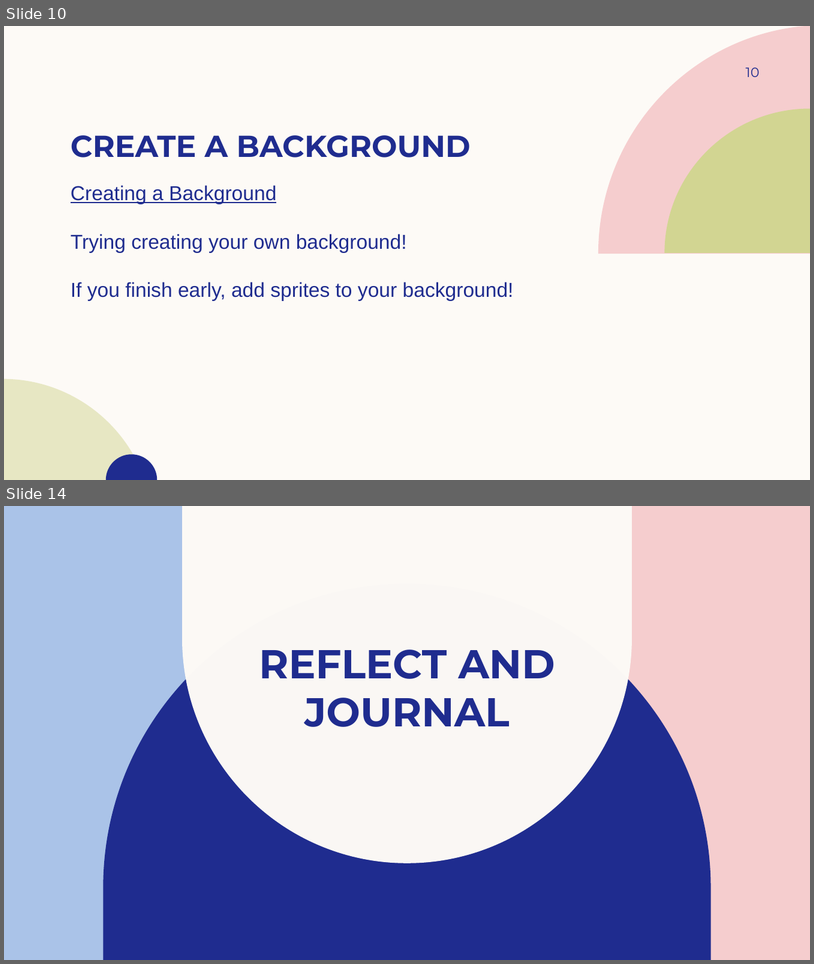
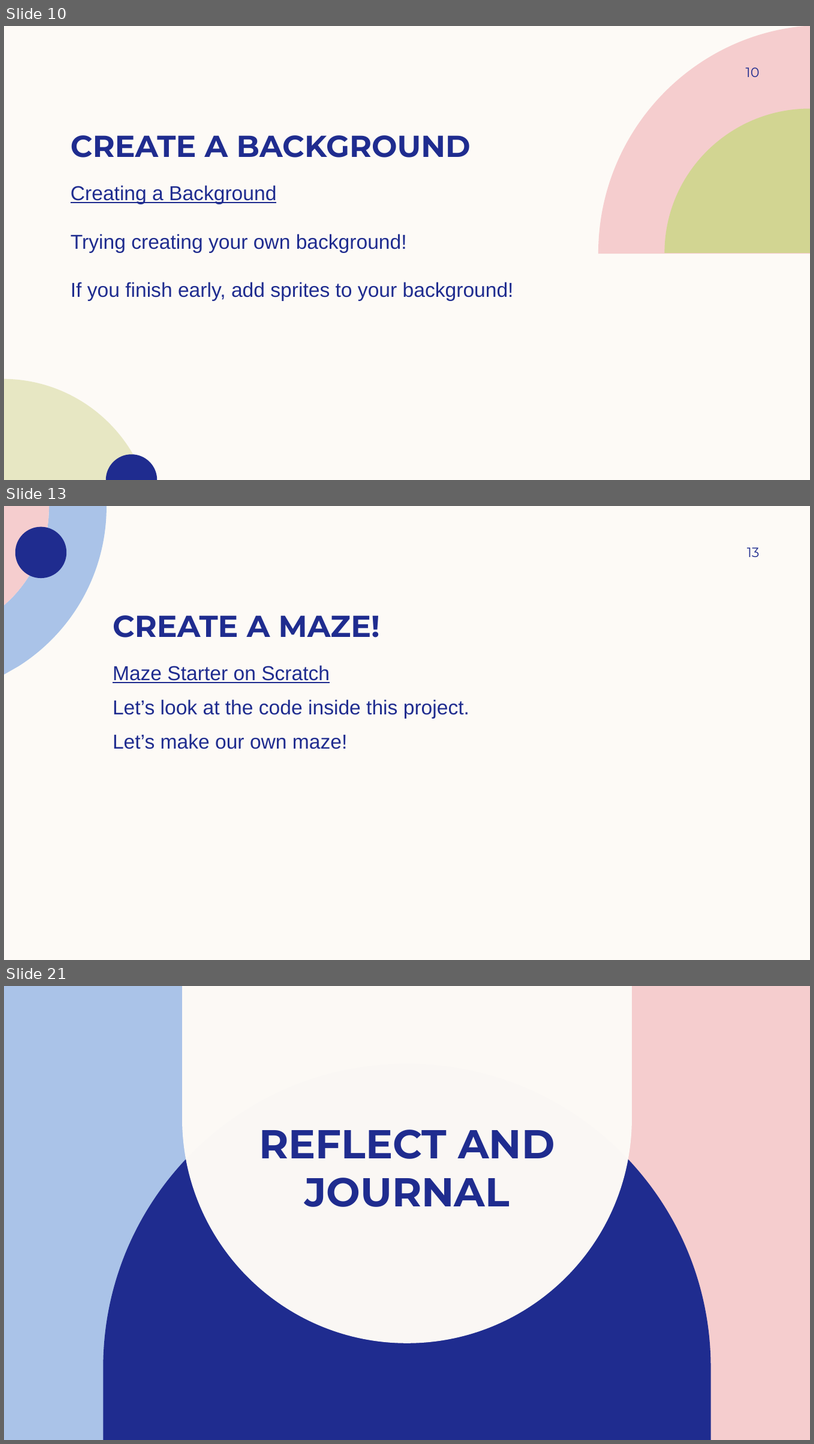
Before and after one commit to coding4girls/summercoding, a slide deck: Week 1 Curriculum.pptx. Shown one above the other, each under a label of ours: slides 10 and 14 before the commit, slides 10, 13 and 21 after it; the slides between them are not shown. The pictures are 814x964 and 814x1444 pixels, drawn with LibreOffice and Linux fonts; fonts in the diff are those of the drawing; background and template pictures are left out. Boxes give left, top, right and bottom in pixels: in the first picture for what was removed or moved away, otherwise in the second. Text is boxed around its words. In the diff, an @@ line names an element or a change of style, - is before the commit and + after.

```diff
--- a/Week 1 Curriculum.pptx
+++ b/Week 1 Curriculum.pptx
@@ slide 13 added at [4, 506, 810, 960], background #FDFAF6 @@
@@ freeform shape added at [4, 506, 107, 674], fill #AAC3E8 @@
@@ freeform shape added at [4, 506, 50, 605], fill #F5CDCE @@
@@ freeform shape added at [15, 526, 67, 578], fill #1F2C8F @@
@@ page number added at [747, 547, 760, 557], 16 pt, text #1F2C8F @@
+13
@@ title added at [113, 615, 380, 637], 36 pt, text #1F2C8F, bold @@
+CREATE A MAZE!
@@ text added at [113, 665, 470, 749], 24 pt, text #1F2C8F @@
+Maze Starter on Scratch
+Let’s look at the code inside this project.
+Let’s make our own maze!
@@ what was slide 14 is now slide 21 @@
```
Also in this commit, not shown: 5 slides changed, 7 other slides added, 1 slide removed.
